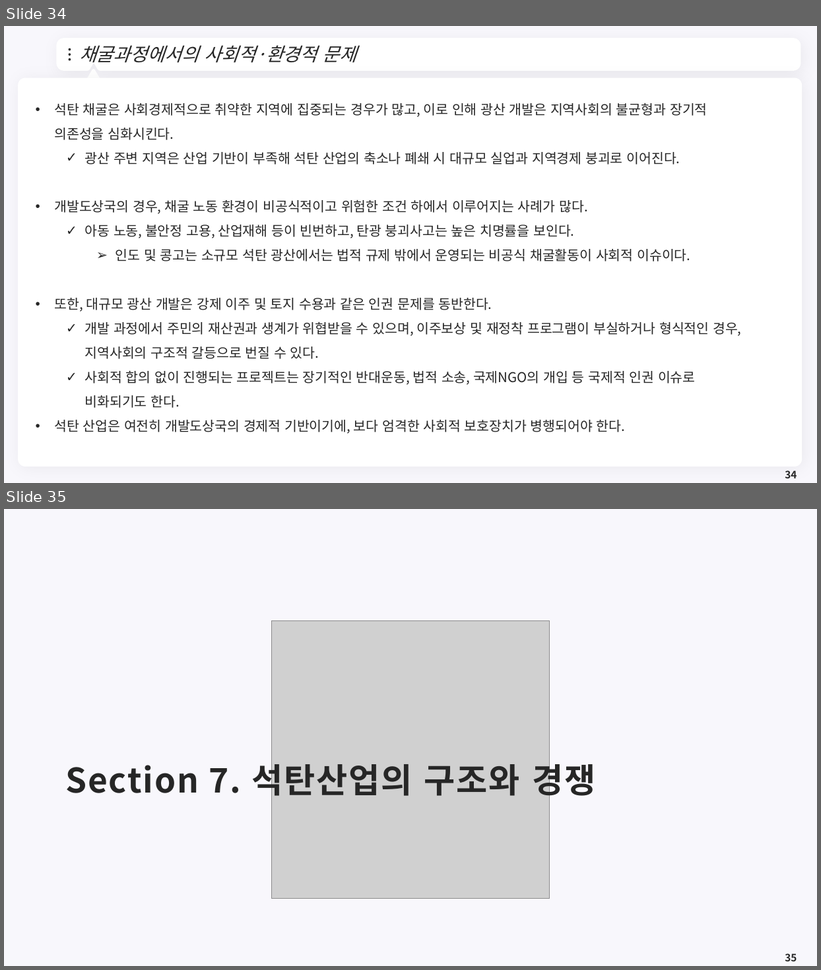
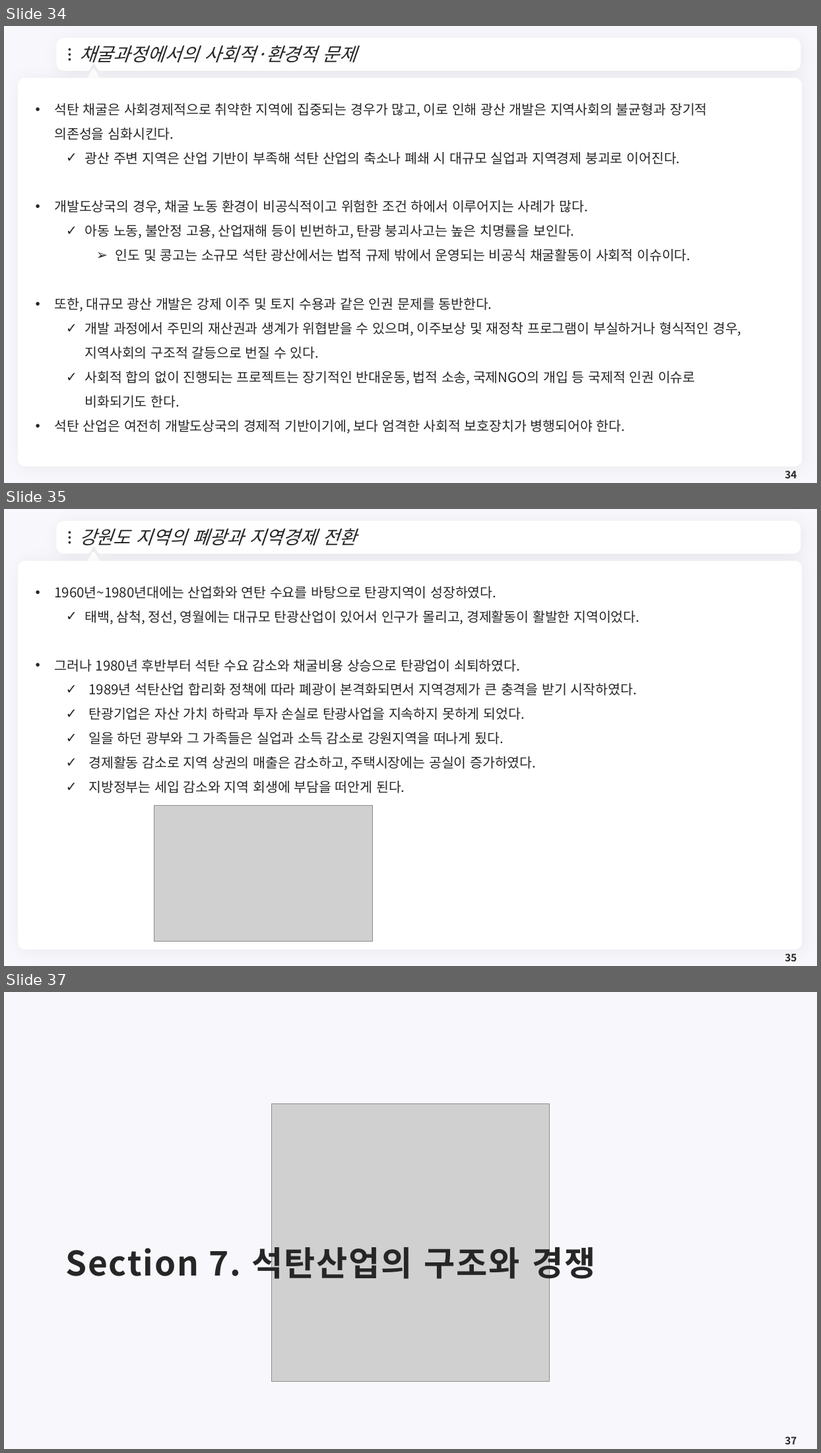
Before and after one commit to meandthey/Teaching, a slide deck: 에너지경제학/자원에너지경제학_Chapter_5 (석탄).pptx. Shown one above the other, each under a label of ours: slides 34 and 35 before the commit, slides 34, 35 and 37 after it; the slides between them are not shown. The pictures are 821x970 and 821x1453 pixels, drawn with LibreOffice and Linux fonts; fonts in the diff are those of the drawing; grey boxes stand for pictures; background and template pictures are left out. Boxes give left, top, right and bottom in pixels: in the first picture for what was removed or moved away, otherwise in the second. Text is boxed around its words. In the diff, an @@ line names an element or a change of style, - is before the commit and + after.

```diff
--- a/에너지경제학/자원에너지경제학_Chapter_5 (석탄).pptx
+++ b/에너지경제학/자원에너지경제학_Chapter_5 (석탄).pptx
@@ slide 35 added at [4,509,817,966], background #F8F7FC; not listed: 7 template elements that a slide beside it also shows @@
@@ title added at [79,528,357,546], 22 pt, text #262626, italic @@
+강원도 지역의 폐광과 지역경제 전환
@@ text added at [54,586,640,793], 16 pt, text #262626 @@
+• 1960년~1980년대에는 산업화와 연탄 수요를 바탕으로 탄광지역이 성장하였다.
+  ✓ 태백, 삼척, 정선, 영월에는 대규모 탄광산업이 있어서 인구가 몰리고, 경제활동이 활발한 지역이었다.
+• 그러나 1980년 후반부터 석탄 수요 감소와 채굴비용 상승으로 탄광업이 쇠퇴하였다.
+  ✓ 1989년 석탄산업 합리화 정책에 따라 폐광이 본격화되면서 지역경제가 큰 충격을 받기 시작하였다.
+  ✓ 탄광기업은 자산 가치 하락과 투자 손실로 탄광사업을 지속하지 못하게 되었다.
+  ✓ 일을 하던 광부와 그 가족들은 실업과 소득 감소로 강원지역을 떠나게 됬다.
+  ✓ 경제활동 감소로 지역 상권의 매출은 감소하고, 주택시장에는 공실이 증가하였다.
+  ✓ 지방정부는 세입 감소와 지역 회생에 부담을 떠안게 된다.
@@ picture added at [154,806,373,942] @@
@@ page number added at [785,954,797,962], 12 pt, text #262626, bold @@
+35
@@ what was slide 35 is now slide 37 @@
@@ page number at [785,1437,797,1445]: text changed @@
-35
+37
```
Also in this commit, not shown: 5 slides changed, 2 other slides added, 1 slide removed, 4 other files.
